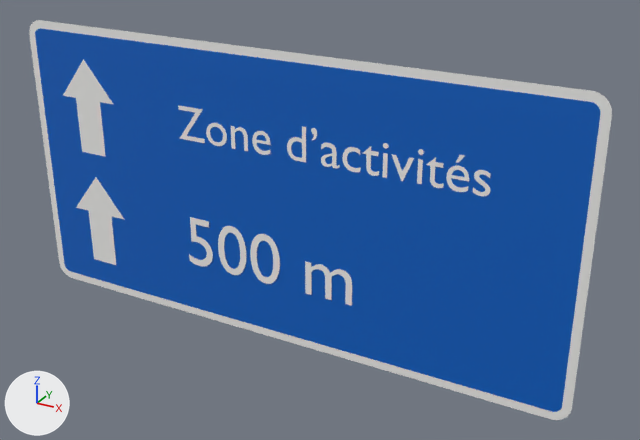
Before and after pictures for a commit that changed the glTF model panneaux/06_D_direction/Dc43.glb.
Rendered twice from a 50 mm lens placed at (0.976, -1.568, 0.77), pointed at (0.094, 0.034, -0.032). Arrows for +X, +Y and +Z are at lower left; the lights stay in place. The picture after the commit comes second. Where no turn or scale is listed for an object, it has been applied to the vertices. Vertices at exactly the same position are counted once.

In view in the first picture: 'Dc43_cadre00', 'Dc43_fl02', 'Dc43_fl04', 'Dc43_fond01', 'Dc43_txt03', 'Dc43_txt05' and 1 more.
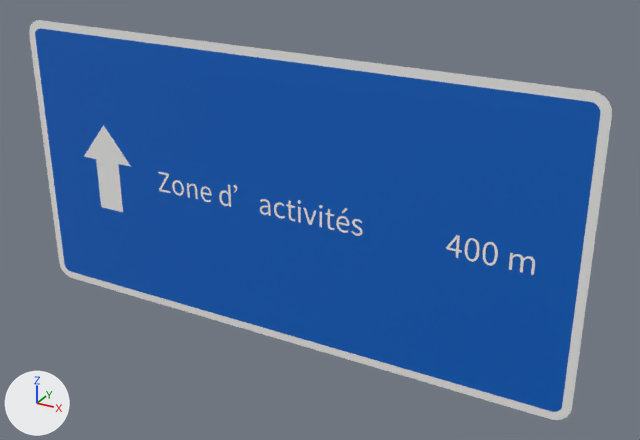
Boxes (x1, y1, x2, y2) around the edits, measured in the pictures (640 x 440 px; the box of a moved part takes in the faces that stretch with it):
'Dc43_txt03', reshaped, moved (34% narrower, 30% shorter): before (178, 105, 491, 197); after (158, 172, 363, 236)
'Dc43_fl02', moved, rescaled (8% narrower, 11% shorter): before (63, 59, 114, 157); after (84, 125, 131, 212)
'Dc43_txt05', deleted: before (189, 217, 352, 306)
'Dc43_fl04', deleted: before (76, 177, 125, 265)
'Dc43_txt04', added: after (446, 235, 535, 275)
part 2 of me_t_106, added: after (298, 207, 301, 223)
part 3 of me_t_106, rebuilt (45% narrower, 29% shorter): before (206, 123, 227, 146); after (187, 183, 198, 199)
part 4 of me_t_106, rebuilt: before (178, 105, 205, 143); after (158, 172, 171, 193)
part 5 of me_t_106, added: after (352, 219, 363, 236)
part 6 of me_t_106, added: after (201, 186, 212, 202)
part 7 of me_t_106, added: after (274, 202, 285, 219)
part 8 of me_t_106, added: after (172, 180, 184, 196)
part 9 of me_t_106, added: after (325, 209, 334, 230)
part 10 of me_t_106, added: after (303, 208, 316, 225)
part 11 of me_t_106, deleted: before (311, 128, 491, 197)
part 12 of me_t_106, moved or reshaped: before (231, 126, 414, 181); after (219, 185, 349, 233)

What changed in the scene script:
```text
Change me_fl_044:
    used by ob_dc43_fl02; location = (0.0, -0.002, 0.0)
    remove me_fl_044.from_pydata(...)  # 14 vertices, 24 faces; spans x -0.612..-0.448, y 0.0, z 0.03..0.27
    add me_fl_044.from_pydata(...)  # 14 vertices, 24 faces; spans x -0.564..-0.412, y 0.0, z -0.112..0.112
    me_fl_044 part 1: the whole mesh is scaled about its middle by (0.933, 1, 0.933), then moved by (0.042, 0.0, -0.15)
Change me_t_106:
    used by ob_dc43_txt03; location = (-0.26, -0.003, 0.15)
    remove me_t_106.from_pydata(...)  # 2270 vertices, 4488 faces; spans x 0.002..0.752, y 0.0, z -0.036..0.046
    add me_t_106.from_pydata(...)  # 2384 vertices, 4716 faces; spans x 0.003..0.553, y 0.0, z -0.031..0.03
    me_t_106 part 2: a new loose piece, a box spanning x 0.39284..0.39911, y -0.0002..0.0002, z -0.02974..0.0073, in mat_blanc_retro (white #f3f3f1)
    me_t_106 part 3: the loose piece of 192 vertices spanning x 0.08..0.136, y 0.0, z -0.036..0.019 is rebuilt with 114 vertices and now spans x 0.089..0.118, y 0.0, z -0.03..0.008
    me_t_106 part 4: the loose piece of 16 vertices spanning x 0.002..0.074, y 0.0, z -0.035..0.045 is rebuilt with 20 vertices and now spans x 0.003..0.038, y 0.0, z -0.03..0.02
    me_t_106 part 5: a new loose piece of 292 vertices spanning x 0.525..0.553, y 0.0, z -0.031..0.008, in mat_blanc_retro (white #f3f3f1)
    me_t_106 part 6: a new loose piece of 222 vertices spanning x 0.128..0.159, y 0.0, z -0.031..0.008, in mat_blanc_retro (white #f3f3f1)
    me_t_106 part 7: a new loose piece of 196 vertices spanning x 0.33..0.359, y 0.0, z -0.031..0.008, in mat_blanc_retro (white #f3f3f1)
    me_t_106 part 8: a new loose piece of 192 vertices spanning x 0.045..0.079, y 0.0, z -0.031..0.008, in mat_blanc_retro (white #f3f3f1)
    me_t_106 part 9: a new loose piece of 120 vertices spanning x 0.461..0.484, y 0.0, z -0.031..0.018, in mat_blanc_retro (white #f3f3f1)
    me_t_106 part 10: a new loose piece of 64 vertices spanning x 0.406..0.44, y 0.0, z -0.03..0.007, in mat_blanc_retro (white #f3f3f1)
    me_t_106 part 11: 8 loose pieces with 912 vertices, spanning x 0.353..0.752, y 0.0, z -0.036..0.046, are deleted
    me_t_106 part 12: 15 vertices moved within x 0.192..0.511, y 0.0, z -0.026..0.019; 1108 vertices removed from x 0.148..0.591, y 0.0, z -0.036..0.045; 1114 vertices added at x 0.181..0.52, y 0.0, z -0.031..0.03
Add me_t_1998:
    me_t_1998.from_pydata(...)  # 678 vertices, 1352 faces; spans x -0.191..-0.006, y 0.0, z -0.031..0.021
    me_t_1998.materials.append(mat_blanc_retro)  # white #f3f3f1
Remove ob_dc43_fl04:
    ob_dc43_fl04 = bpy.data.objects.new('Dc43_fl04', me_fl_045)
    ob_dc43_fl04.location = (0.0, -0.003, 0.0)
Change ob_dc43_txt03:
    ob_dc43_txt03.location: (-0.26, -0.003, 0.15) -> (-0.334, -0.003, 0.0)
Remove ob_dc43_txt05:
    ob_dc43_txt05 = bpy.data.objects.new('Dc43_txt05', me_t_107)
    ob_dc43_txt05.location = (-0.26, -0.003, -0.15)
Add ob_dc43_txt04:
    ob_dc43_txt04 = bpy.data.objects.new('Dc43_txt04', me_t_1998)
    ob_dc43_txt04.location = (0.6, -0.003, 0.0)
```
